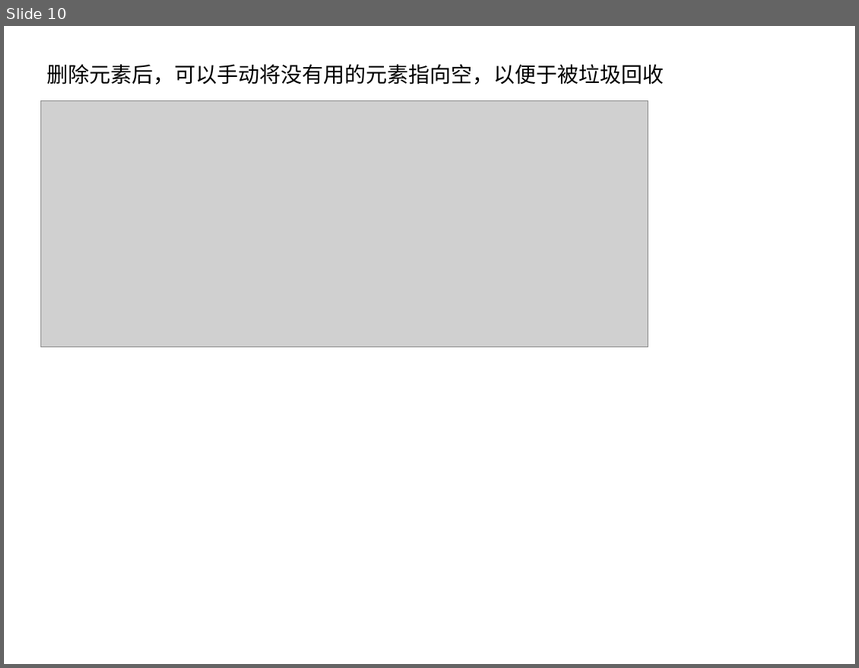
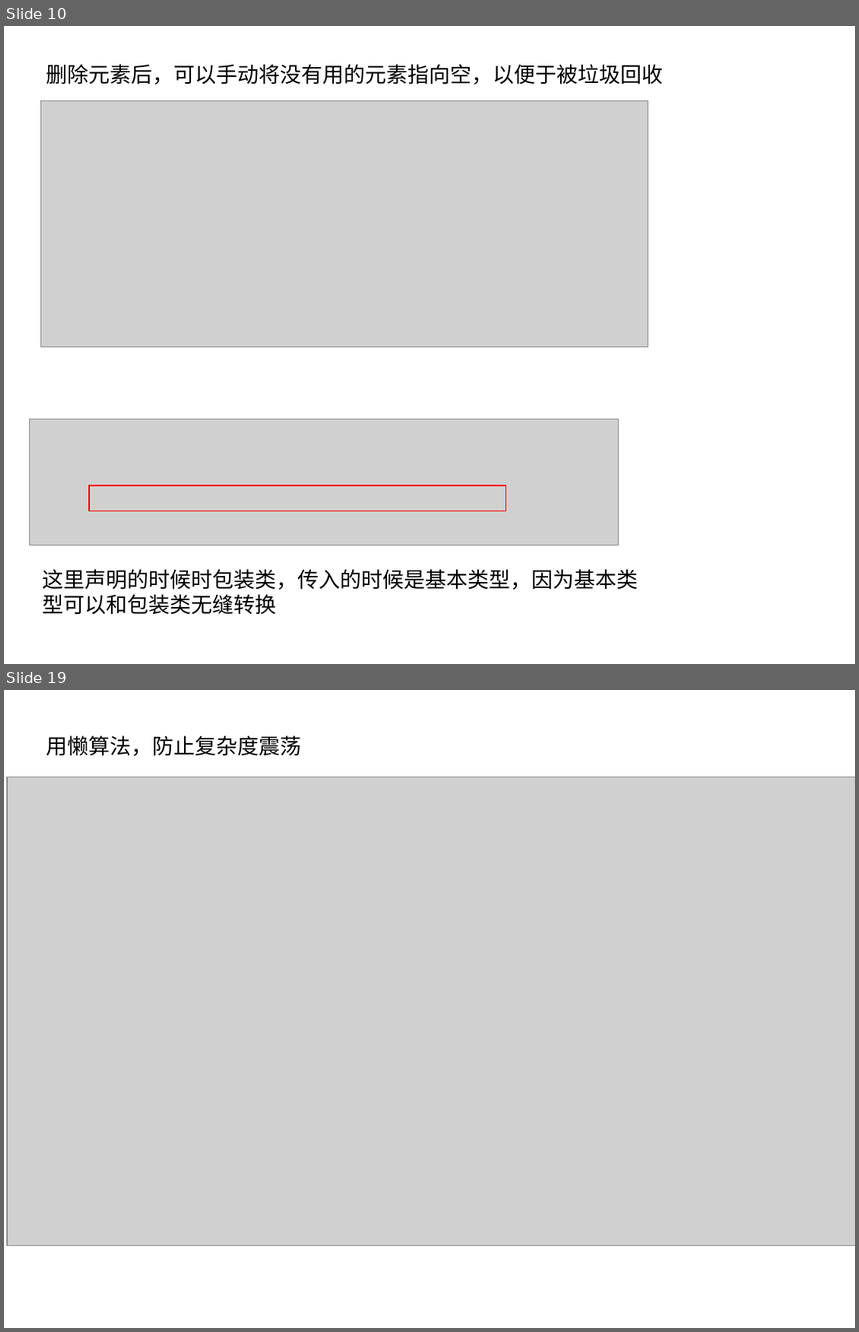
Before and after one commit to xiaolong0813/mooc, a slide deck: resources/datastruc_algorithm.pptx. Shown one above the other, each under a label of ours: slide 10 before the commit, slides 10 and 19 after it; the slides between them are not shown. The pictures are 859x668 and 859x1332 pixels, drawn with LibreOffice and Linux fonts; fonts in the diff are those of the drawing; grey boxes stand for pictures. Boxes give left, top, right and bottom in pixels: in the first picture for what was removed or moved away, otherwise in the second. Text is boxed around its words. In the diff, an @@ line names an element or a change of style, - is before the commit and + after.

```diff
--- a/resources/datastruc_algorithm.pptx
+++ b/resources/datastruc_algorithm.pptx
@@ slide 19 added at (4, 690, 855, 1328), background #FFFFFF @@
@@ text added at (47, 736, 302, 756), 18 pt, text #000000 @@
+用懒算法，防止复杂度震荡
@@ picture added at (7, 777, 855, 1246) @@
@@ slide 10 changed as well @@
@@ picture added at (30, 419, 619, 545) @@
@@ rectangle added at (89, 486, 506, 511), outline #FF0000 0.99 pt @@
@@ text added at (43, 569, 639, 615), 18 pt, text #000000 @@
+这里声明的时候时包装类，传入的时候是基本类型，因为基本类型可以和包装类无缝转换
```
Also in this commit, not shown: 2 other slides changed, 11 other slides added, 9 other files.
